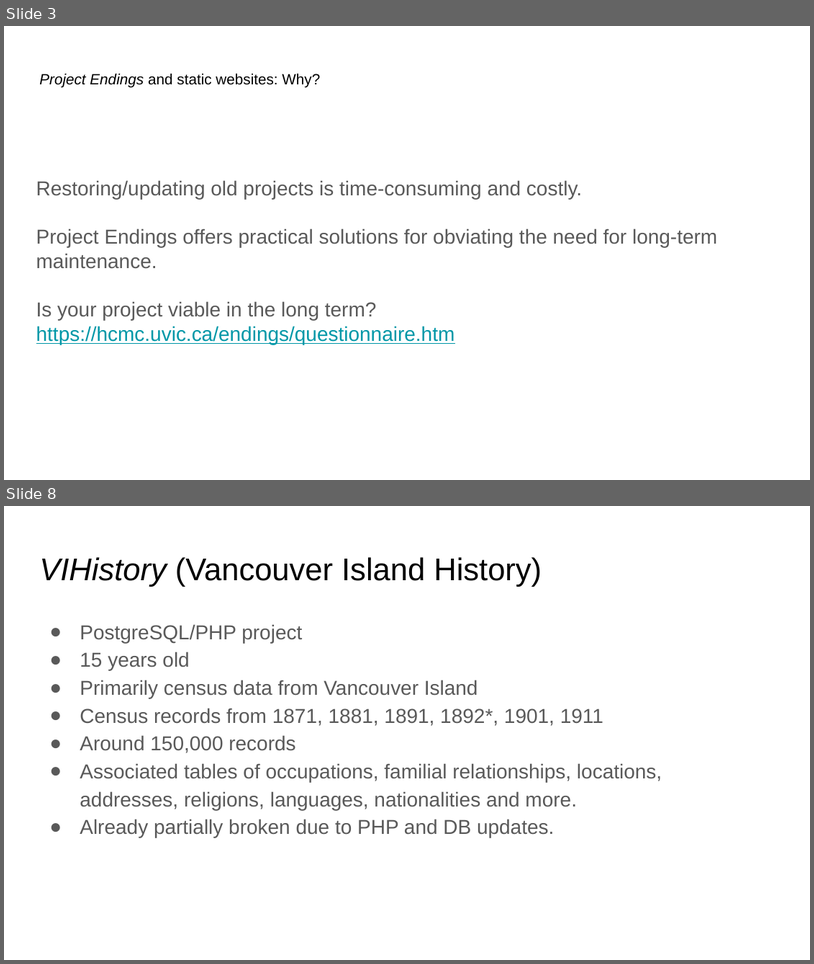
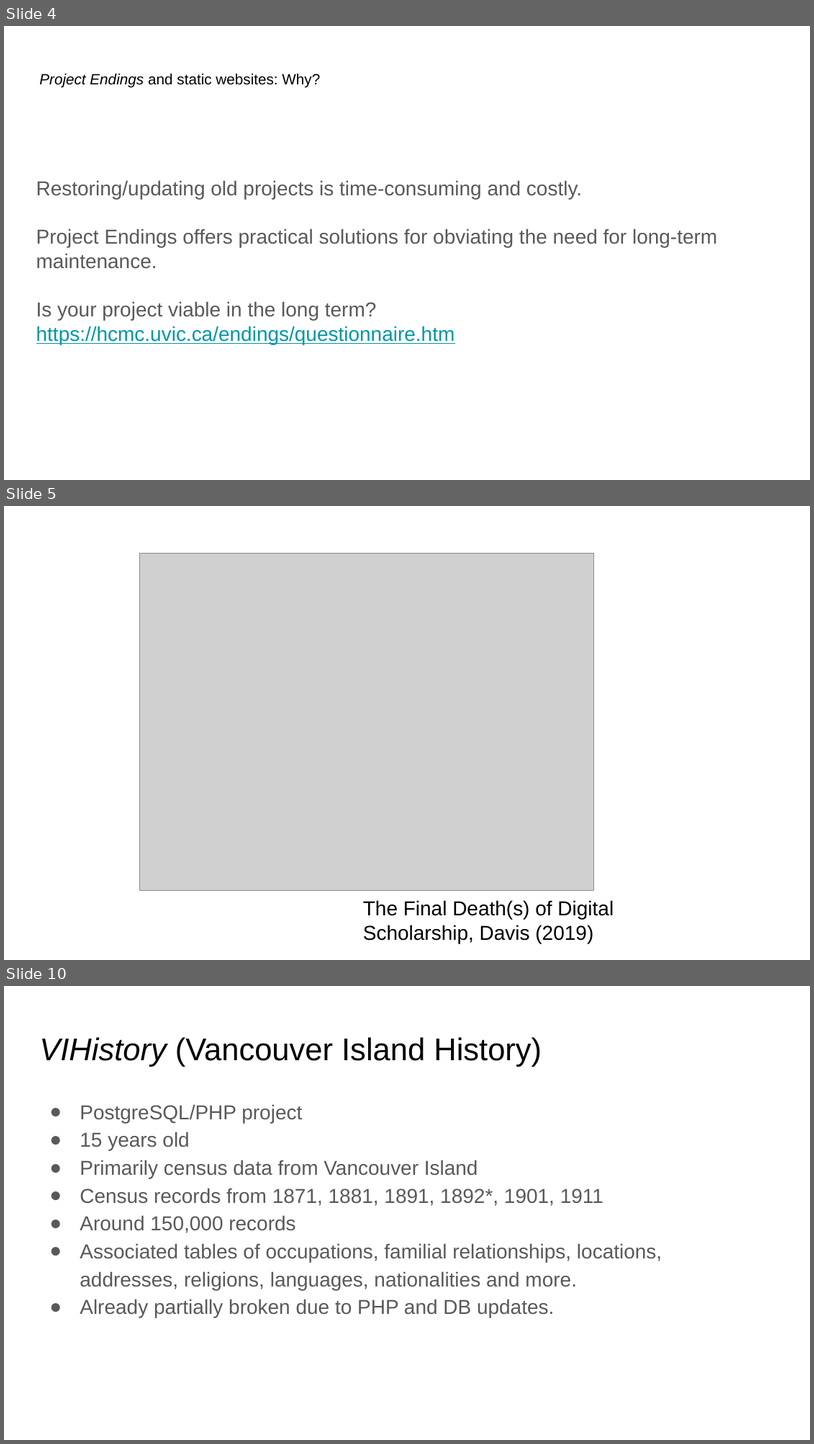
Before and after one commit to projectEndings/Endings, a slide deck: presentations/DH_2022/How_big_can_a_static_site_be.odp. Shown one above the other, each under a label of ours: slides 3 and 8 before the commit, slides 4, 5 and 10 after it; the slides between them are not shown. The pictures are 814x964 and 814x1444 pixels, drawn with LibreOffice and Linux fonts; fonts in the diff are those of the drawing; grey boxes stand for pictures; background and template pictures are left out. Boxes give left, top, right and bottom in pixels: in the first picture for what was removed or moved away, otherwise in the second. Text is boxed around its words. In the diff, an @@ line names an element or a change of style, - is before the commit and + after.

```diff
--- a/presentations/DH_2022/How_big_can_a_static_site_be.odp
+++ b/presentations/DH_2022/How_big_can_a_static_site_be.odp
@@ slide 5 added at <box>4,506,810,960</box>, background #FFFFFF @@
@@ picture added at <box>139,554,594,890</box> @@
@@ text added at <box>363,900,614,943</box>, 18 pt, text #000000 @@
+The Final Death(s) of Digital Scholarship, Davis (2019)
@@ what was slide 3 is now slide 4 @@
@@ what was slide 8 is now slide 10 @@
```
Also in this commit, not shown: 4 slides changed, 2 other slides added, 1 slide removed, 14 other files.
